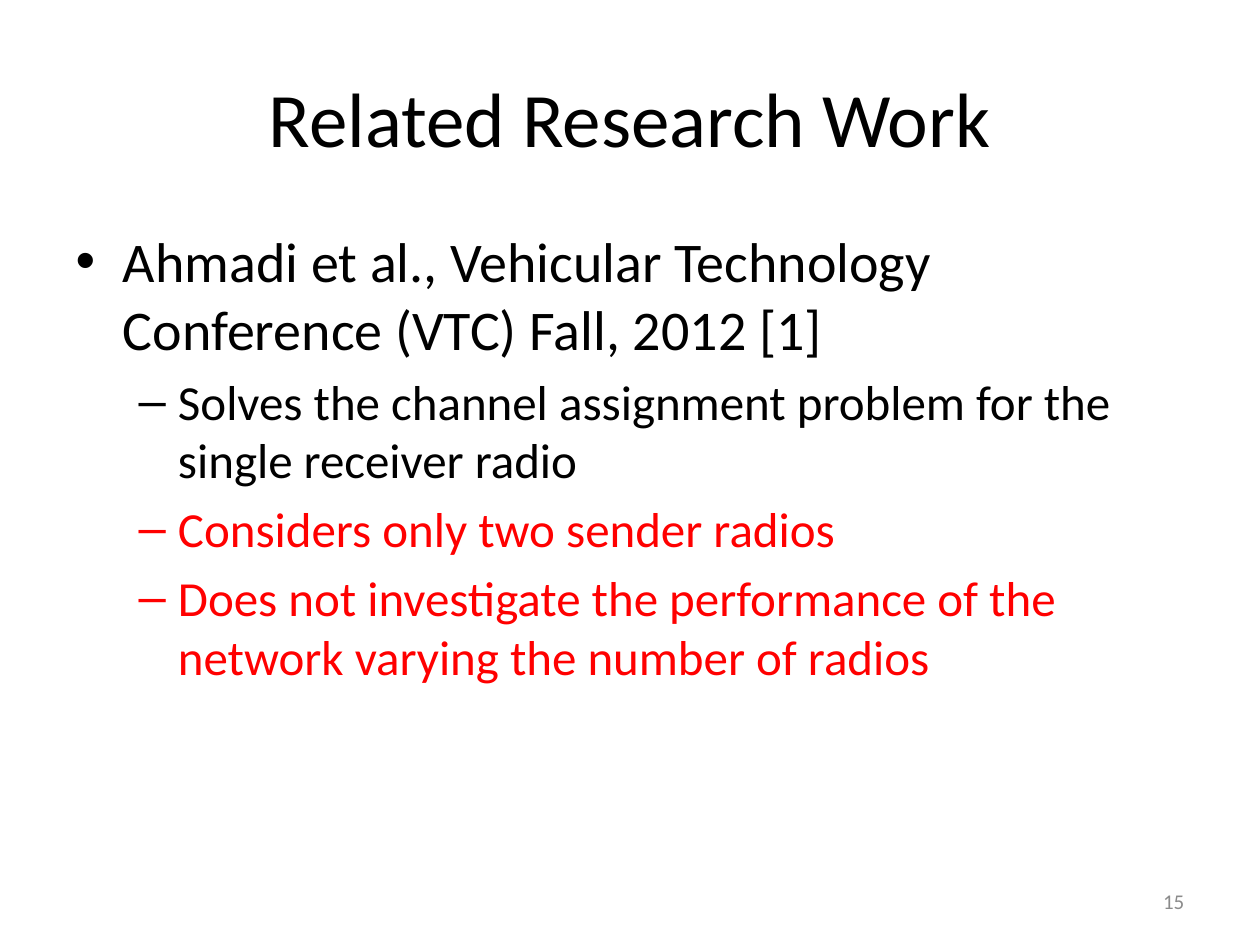
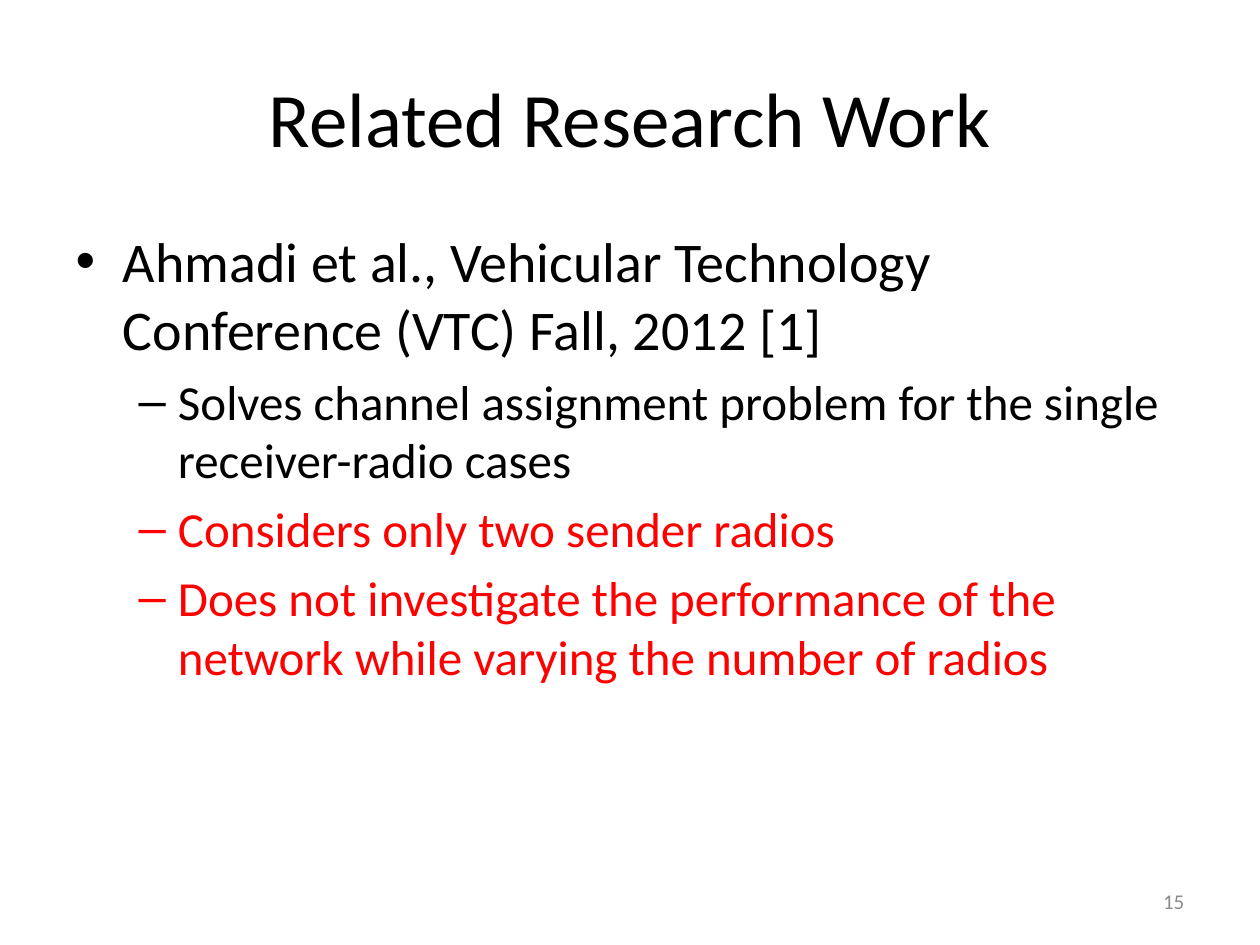
Before and after one commit to takhandipu/MSThesisPresentation, a slide deck: slide 15 of draft.pptx. Drawn at 1260x945 pixels with LibreOffice and Linux fonts; fonts in the diff are those of the drawing. Boxes give left, top, right and bottom in pixels: in the first picture for what was removed or moved away, otherwise in the second. Text is boxed around its words. In the diff, an @@ line names an element or a change of style, - is before the commit and + after.

```diff
--- a/draft.pptx
+++ b/draft.pptx
@@ text at box(178, 386, 1159, 479): text changed @@
-  – Solves the channel assignment problem for the single receiver radio
+  – Solves channel assignment problem for the single receiver-radio cases
@@ text at box(178, 582, 1055, 684): text changed @@
-  – Does not investigate the performance of the network varying the number of radios
+  – Does not investigate the performance of the network while varying the number of radios
```
Also in this commit, not shown: 23 other slides changed, 1 slide added, 1 slide removed, 1 other file.
